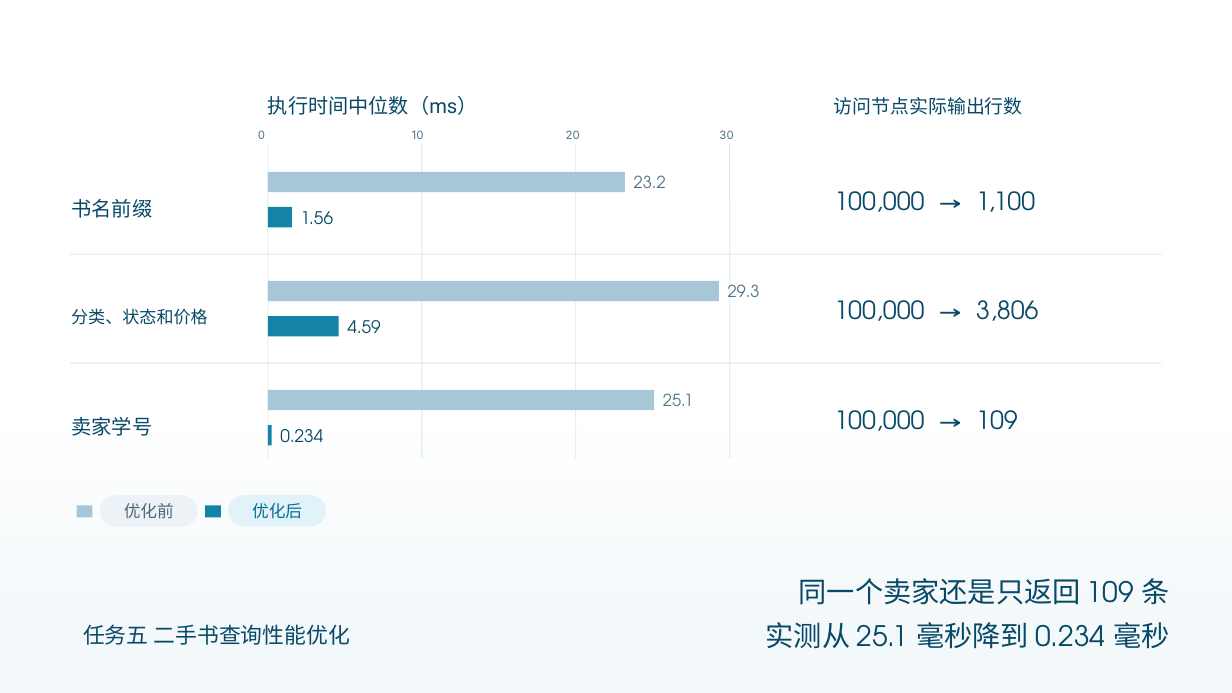
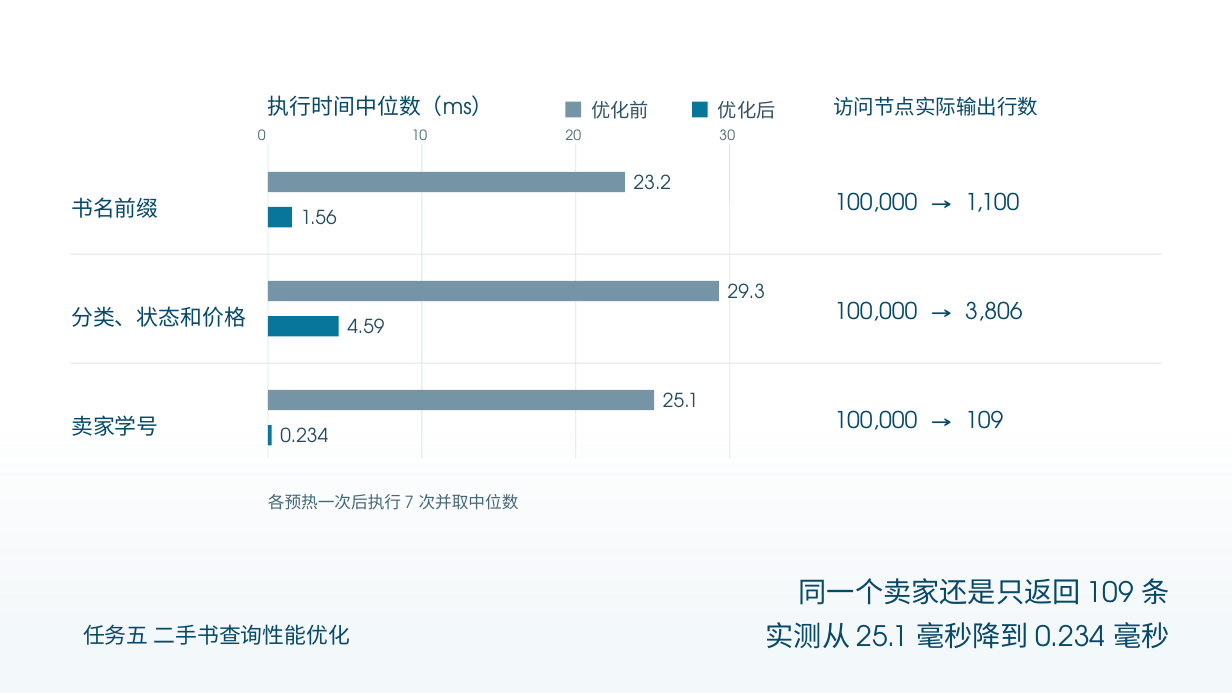
Before and after one commit to AurLemon/pageslip-demo, a slide deck: slide 6 of presentations/task-5-query-optimization.pptx. Drawn at 1232x693 pixels with LibreOffice and Linux fonts; fonts in the diff are those of the drawing. Boxes give left, top, right and bottom in pixels: in the first picture for what was removed or moved away, otherwise in the second. Text is boxed around its words. In the diff, an @@ line names an element or a change of style, - is before the commit and + after.

```diff
--- a/presentations/task-5-query-optimization.pptx
+++ b/presentations/task-5-query-optimization.pptx
@@ text "执行时间中位数（ms）" at bbox=[268, 95, 494, 116]: size 15.7 to 17 pt, font Roboto to TeX Gyre Adventor @@
@@ fill #A7C7D9 to #7594A6 in 4 elements at bbox=[268, 172, 625, 192], bbox=[268, 281, 719, 301], bbox=[268, 390, 654, 410], bbox=[566, 102, 581, 117] @@
@@ rectangle: place and size @@
-rectangle at bbox=[77, 506, 92, 518]
+rectangle at bbox=[566, 102, 581, 117]
@@ text "优化前": place and size @@
-text "优化前" at bbox=[100, 495, 198, 527]
+text "优化前" at bbox=[591, 101, 649, 119]
@@ text "优化前" at bbox=[591, 101, 649, 119]: size 13 to 15 pt, text colour #506978 to #345364; alignment centre to left; fill #EDF2F6 to none @@
@@ rectangle: place and size @@
-rectangle at bbox=[205, 506, 221, 518]
+rectangle at bbox=[692, 102, 708, 117]
@@ rectangle at bbox=[692, 102, 708, 117]: fill #1384A8 to #08769A @@
@@ text "优化后": place and size @@
-text "优化后" at bbox=[228, 495, 326, 527]
+text "优化后" at bbox=[718, 101, 776, 119]
@@ text "优化后" at bbox=[718, 101, 776, 119]: size 13 to 15 pt, text colour #086D93 to #345364; alignment centre to left; fill #E1F2F9 to none @@
@@ text "访问节点实际输出行数" at bbox=[833, 96, 1038, 116]: size 14.7 to 16 pt, font Roboto to TeX Gyre Adventor @@
@@ size 8.9 to 11 pt, font Inter to TeX Gyre Adventor, text colour #50758A to #4C6675 in 4 elements at bbox=[258, 129, 266, 140], bbox=[412, 129, 428, 140], bbox=[566, 129, 582, 140], bbox=[719, 129, 735, 140] @@
@@ text "书名前缀" at bbox=[71, 197, 158, 218]: size 15.8 to 17 pt, font Roboto to TeX Gyre Adventor @@
@@ text "分类、状态和价格" at bbox=[71, 306, 246, 327]: size 13.3 to 17 pt, font Roboto to TeX Gyre Adventor @@
@@ size 12.9 to 15 pt, text colour #50758A to #234B60 in 3 elements at bbox=[728, 283, 765, 299], bbox=[634, 174, 671, 190], bbox=[663, 392, 698, 407] @@
@@ text "卖家学号" at bbox=[71, 415, 158, 436]: size 15.8 to 17 pt, font Roboto to TeX Gyre Adventor @@
@@ size 19.5 to 18 pt in 3 elements at bbox=[834, 192, 1019, 212], bbox=[834, 301, 1023, 321], bbox=[834, 410, 1003, 430] @@
@@ size 13.5 to 15 pt, text colour #084968 to #234B60 in 3 elements at bbox=[301, 209, 337, 225], bbox=[347, 318, 384, 334], bbox=[280, 427, 328, 443] @@
@@ text added at bbox=[268, 494, 519, 510], 13 pt, text #45697A @@
+各预热一次后执行 7 次并取中位数
```
Also in this commit, not shown: 9 other slides changed, 1 other file.
